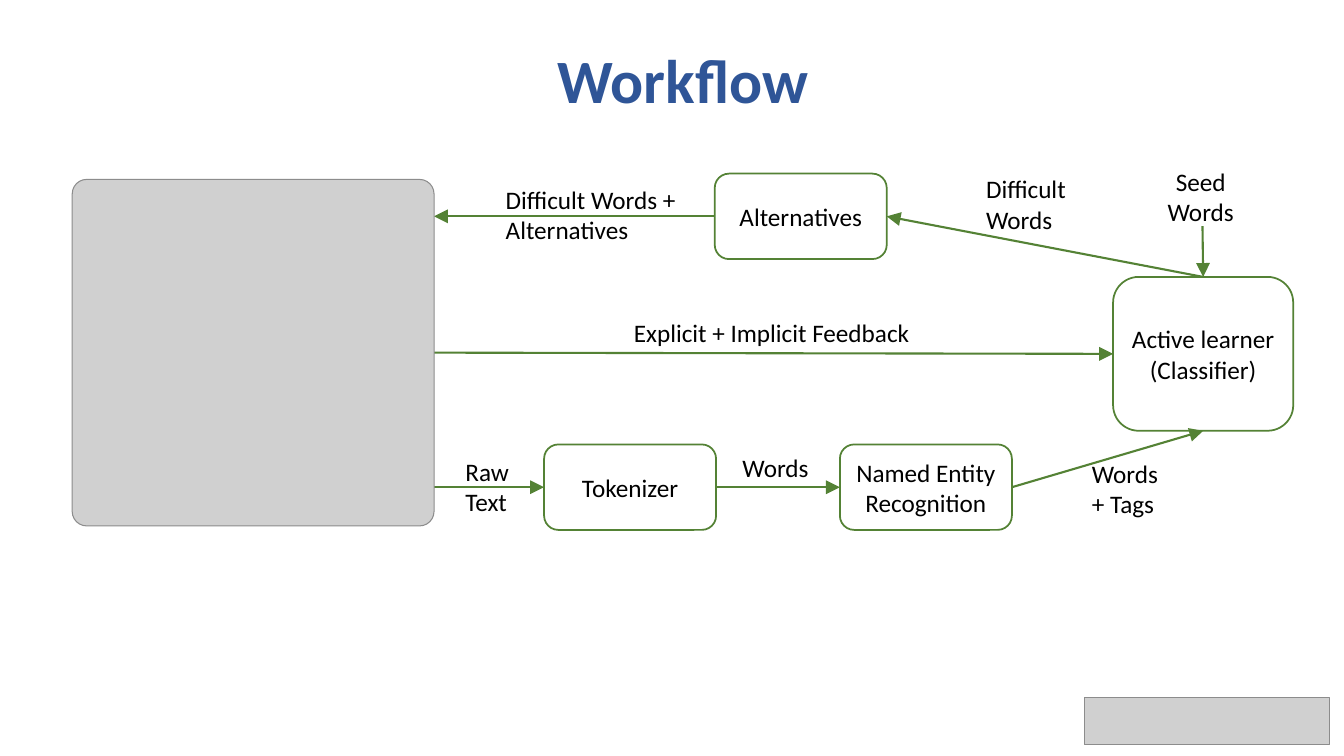
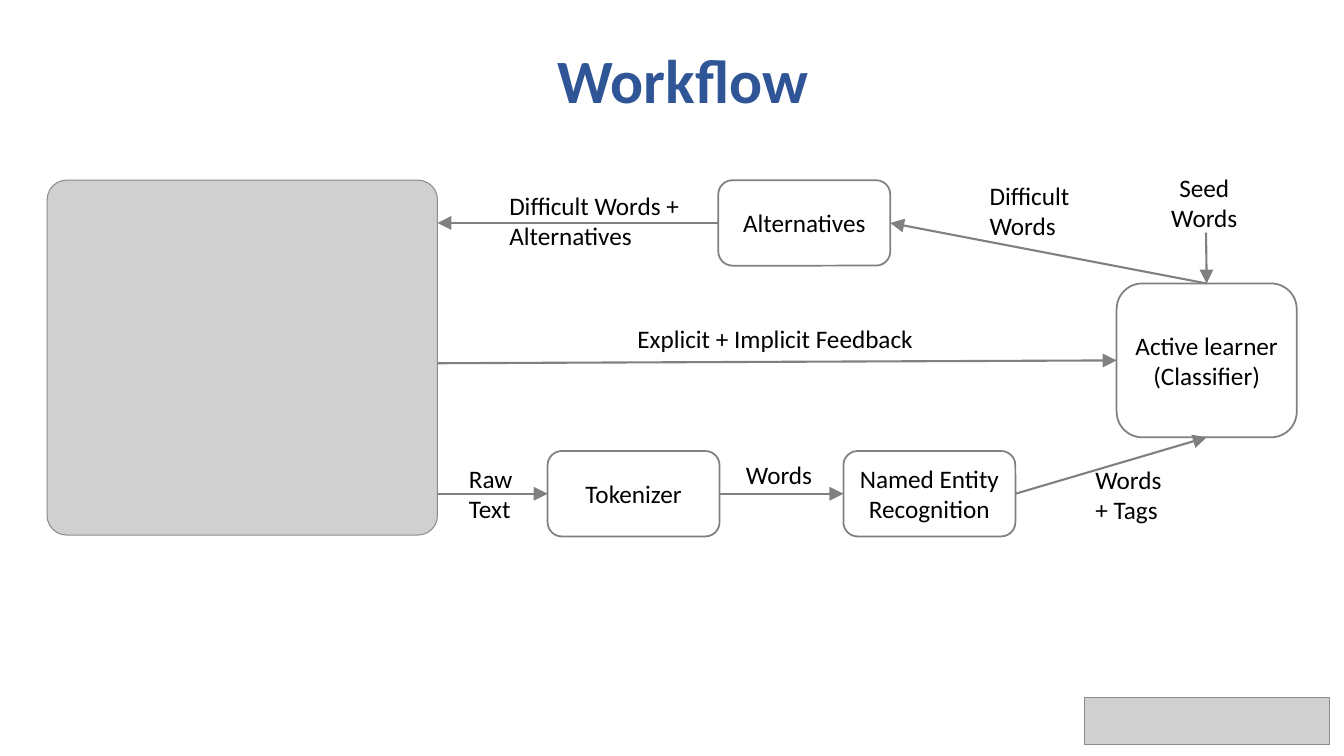
Before and after one commit to bhavyaghai/Fluent, a slide deck: slide 5 of pic/pictures.pptx (slide 4 before the commit). Drawn at 1344x756 pixels with LibreOffice and Linux fonts; fonts in the diff are those of the drawing; grey boxes stand for pictures. Boxes give left, top, right and bottom in pixels: in the first picture for what was removed or moved away, otherwise in the second. Text is boxed around its words. In the diff, an @@ line names an element or a change of style, - is before the commit and + after.

```diff
--- a/pic/pictures.pptx
+++ b/pic/pictures.pptx
@@ picture: place and size @@
-picture at <box>73,179,435,526</box>
+picture at <box>47,180,438,535</box>
@@ outline #548235 1.25 pt to #808080 1.25 pt in 4 elements at <box>547,451,720,536</box>, <box>844,451,1016,536</box>, <box>1117,283,1298,438</box>, <box>719,180,891,266</box> @@
@@ arrow (719, 223) - (438, 223): stroke #548235 1.5 pt to #808080 1.5 pt @@
@@ arrow (1207, 283) - (890, 223): stroke #548235 1.5 pt to #808080 1.5 pt @@
@@ 7 texts, 6 arrows, 4 rounded rectangles: place and size @@
-7 texts, 6 arrows, 4 rounded rectangles at <box>435,173,1294,530</box>
+7 texts, 6 arrows, 4 rounded rectangles at <box>438,179,1298,536</box>
@@ arrow (1206, 233) - (1207, 283): stroke #548235 1.5 pt to #808080 1.5 pt @@
@@ arrow moved from (435, 353) - (1113, 354) to (438, 363) - (1117, 361) @@
@@ arrow (438, 363) - (1117, 361): stroke #548235 1.5 pt to #808080 1.5 pt @@
@@ arrow (1015, 494) - (1207, 438): stroke #548235 1.5 pt to #808080 1.5 pt @@
@@ arrow (438, 494) - (547, 494): stroke #548235 1.5 pt to #808080 1.5 pt @@
@@ arrow (720, 494) - (844, 494): stroke #548235 1.5 pt to #808080 1.5 pt @@
```
Also in this commit, not shown: 3 other slides changed, 3 slides added, 2 slides removed, 36 other files.
